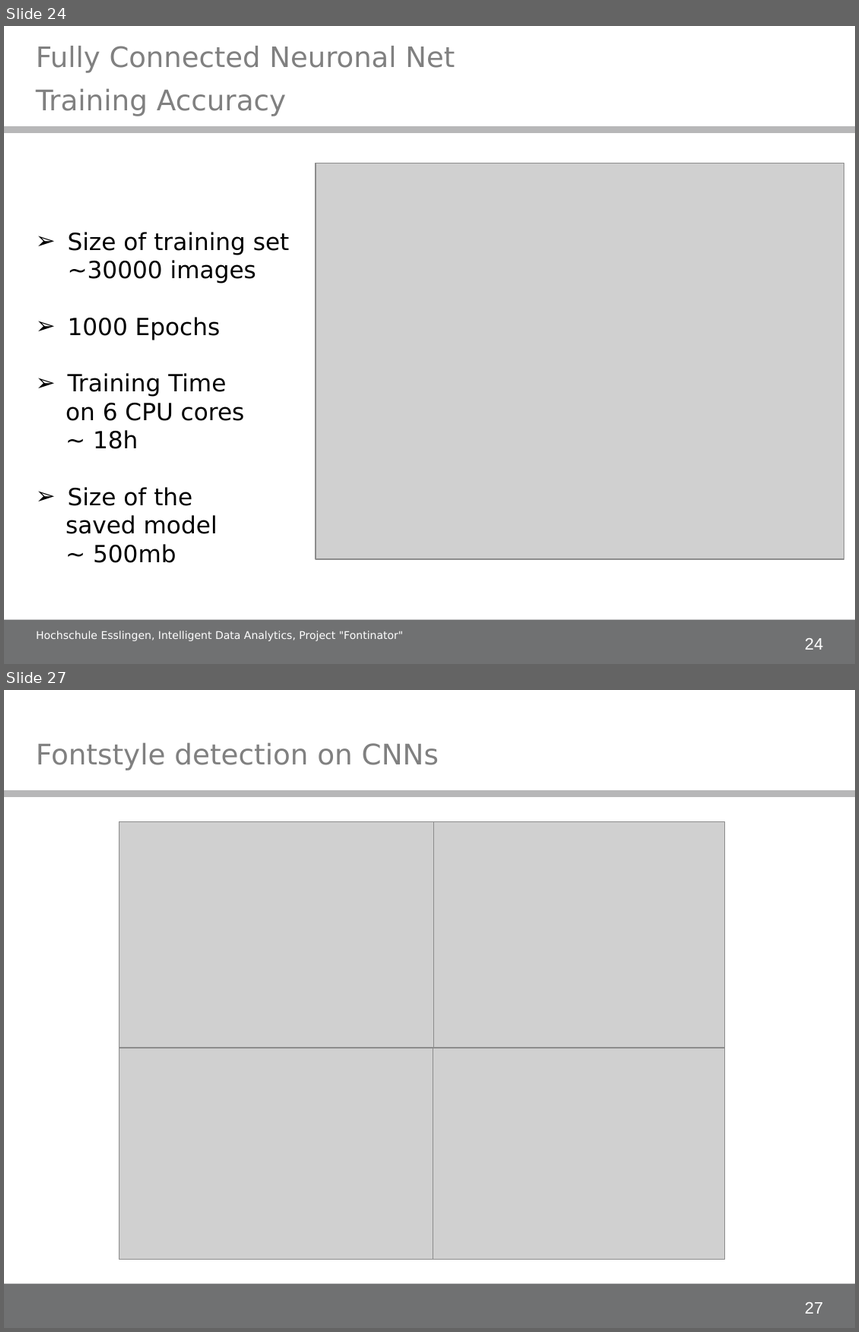
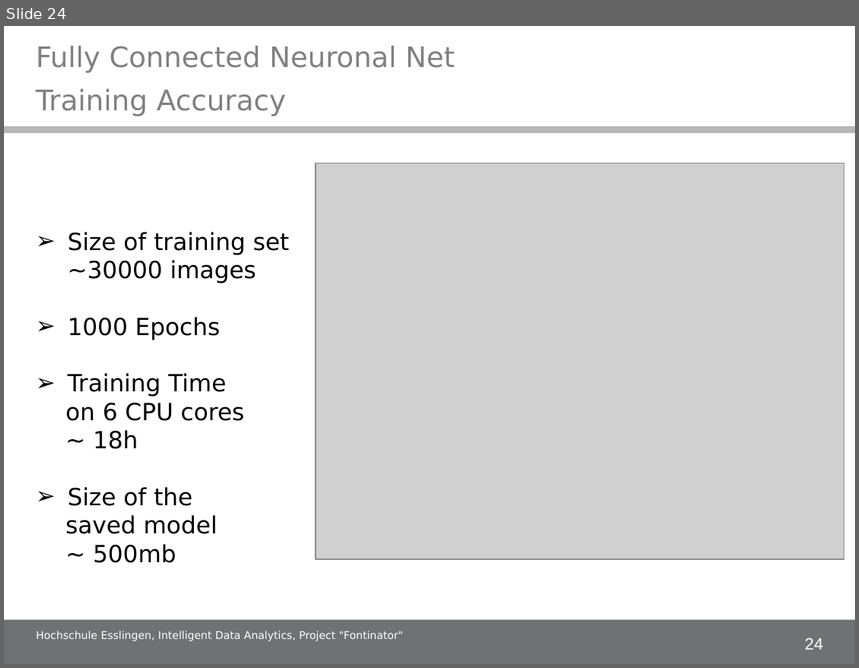
Before and after one commit to alex-ta/Fontinator, a slide deck: Documents/IDA_project_presentation.ppt. Shown one above the other, each under a label of ours: slides 24 and 27 before the commit, slide 24 after it; the slides between them are not shown. The pictures are 859x1332 and 859x668 pixels, drawn with LibreOffice and Linux fonts; fonts in the diff are those of the drawing; grey boxes stand for pictures; background and template pictures are left out. Boxes give left, top, right and bottom in pixels: in the first picture for what was removed or moved away, otherwise in the second. Text is boxed around its words. In the diff, an @@ line names an element or a change of style, - is before the commit and + after.

```diff
--- a/Documents/IDA_project_presentation.ppt
+++ b/Documents/IDA_project_presentation.ppt
@@ slide 27 removed at (4, 690, 855, 1328), background #FFFFFF; not listed: 3 template elements that a slide beside it also shows @@
@@ title removed at (36, 742, 439, 770) @@
-Fontstyle detection on CNNs
@@ picture removed at (119, 822, 433, 1049) @@
@@ picture removed at (434, 822, 725, 1049) @@
@@ picture removed at (119, 1049, 433, 1260) @@
@@ picture removed at (433, 1049, 725, 1260) @@
```
Also in this commit, not shown: 6 slides changed, 4 slides added, 7 other slides removed.
